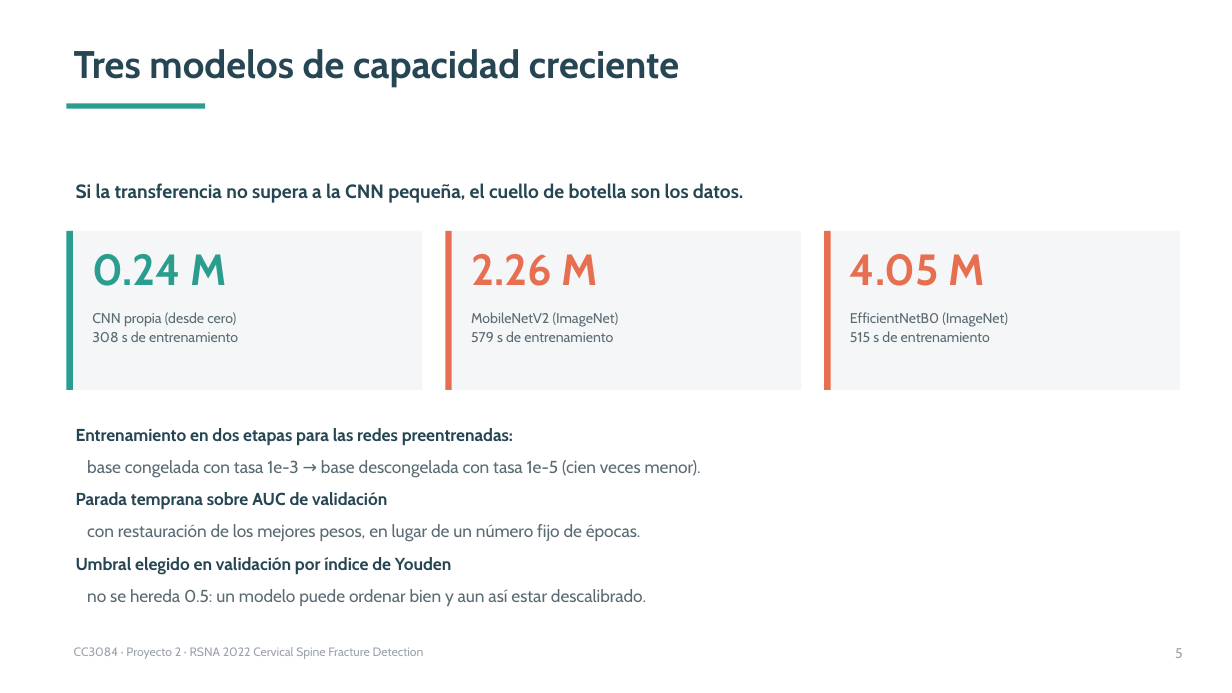
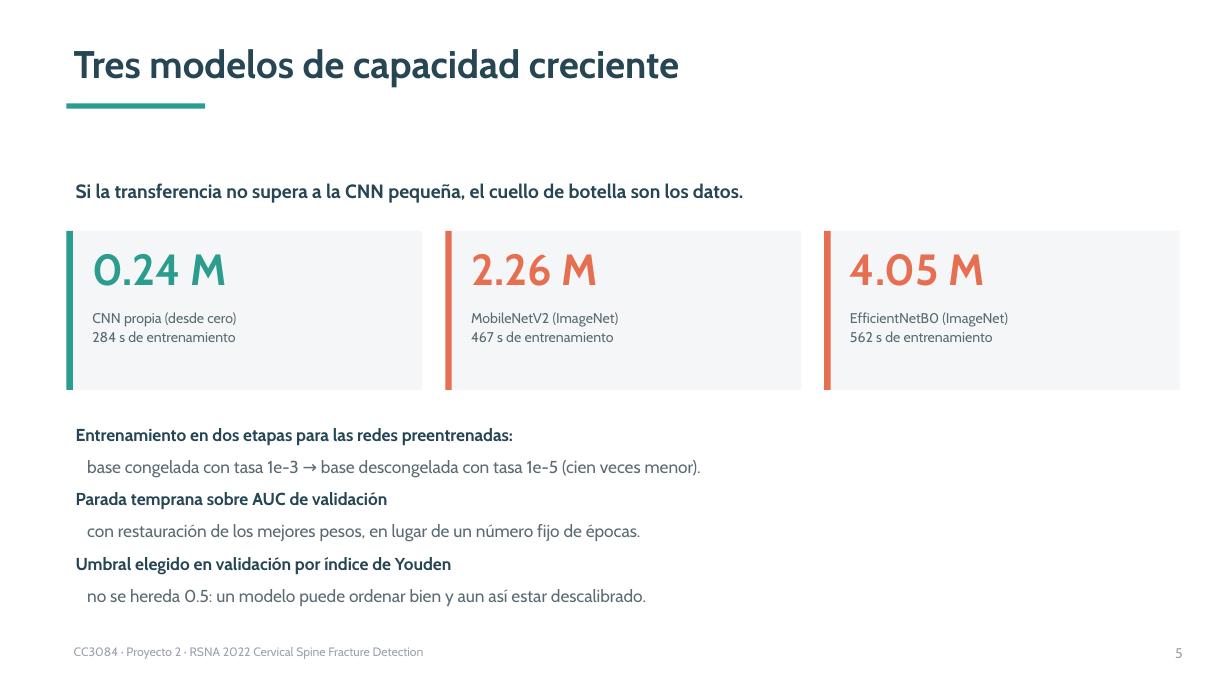
Before and after one commit to rodrigoajmac/CC3084_Proyecto_2, a slide deck: slide 5 of presentacion/proyecto2-resultados-cervical.pptx. Drawn at 1232x693 pixels with LibreOffice and Linux fonts; fonts in the diff are those of the drawing. Boxes give left, top, right and bottom in pixels: in the first picture for what was removed or moved away, otherwise in the second. Text is boxed around its words. In the diff, an @@ line names an element or a change of style, - is before the commit and + after.

```diff
--- a/presentacion/proyecto2-resultados-cervical.pptx
+++ b/presentacion/proyecto2-resultados-cervical.pptx
@@ text at (x1=92, y1=312, x2=236, y2=342): text changed @@
-CNN propia (desde cero)
-308 s de entrenamiento
+CNN propia (desde cero)
+284 s de entrenamiento
@@ text at (x1=471, y1=312, x2=619, y2=342): text changed @@
-MobileNetV2 (ImageNet)
-579 s de entrenamiento
+MobileNetV2 (ImageNet)
+467 s de entrenamiento
@@ text at (x1=850, y1=312, x2=1008, y2=342): text changed @@
-EfficientNetB0 (ImageNet)
-515 s de entrenamiento
+EfficientNetB0 (ImageNet)
+562 s de entrenamiento
```
Also in this commit, not shown: 3 other slides changed, 15 other files.
